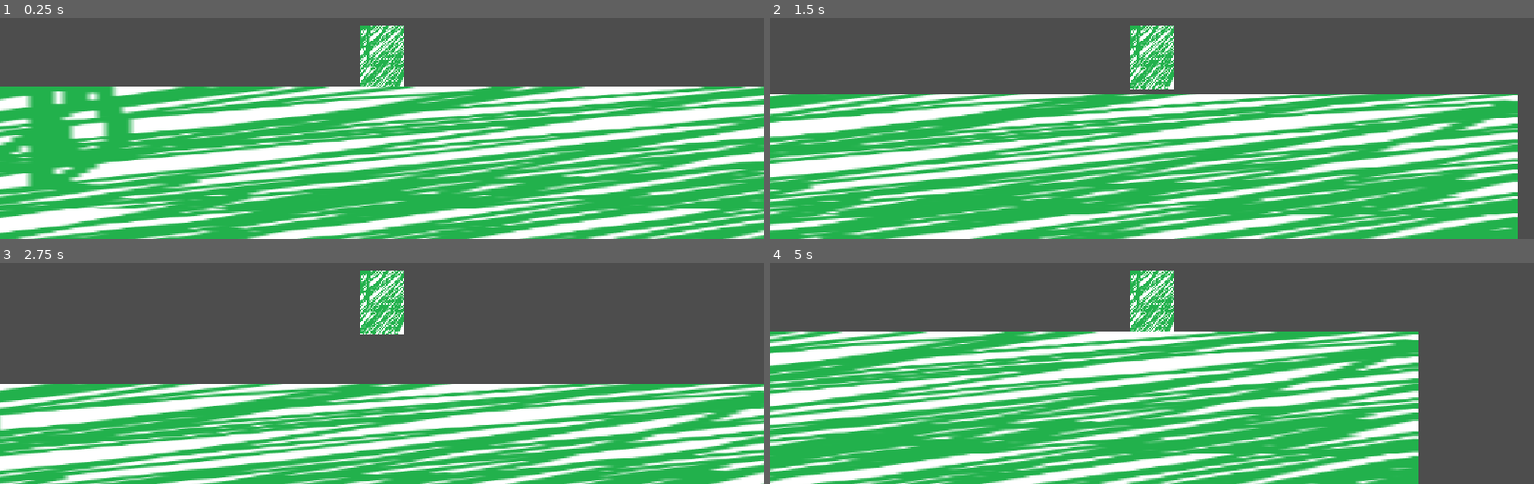
Above: before the commit, frames 1-4 (two rows, left to right).
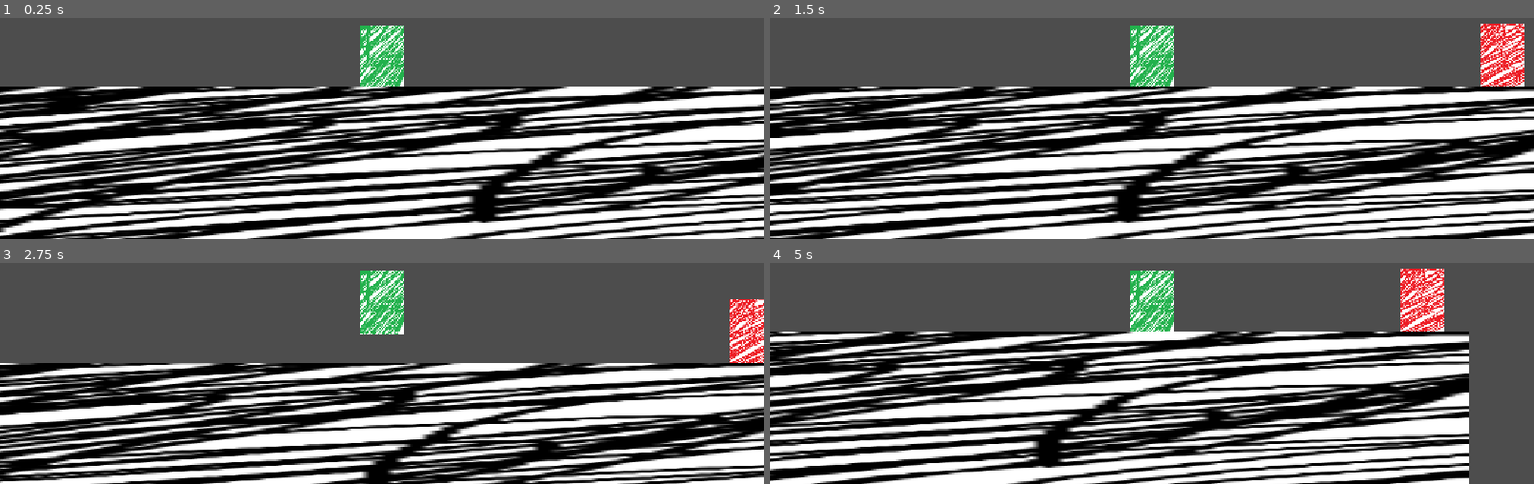
Above: after the commit, the same moments.

Repository: tanlanman123/bluecell
Game: Godot game, scene res://node_2d.tscn
Same seed, same stepped clock (60 frames per second), same inputs: the game is played once before the commit and once after it.
Inputs:
- Up to frame 1 (0.25 s): no input
- Up to frame 2 (1.5 s): tap Enter at 0.5 s; hold Right (ui_right) from 0.53 s (still down); tap Z (press_z) at 0.6, 1.35 s
- Up to frame 3 (2.75 s): release Right (ui_right) at 2.03 s; hold Left (ui_left) from 2.03 s (still down); tap Z (press_z) at 2.1 s
- Up to frame 4 (5 s): release Left (ui_left) at 2.78 s; hold Right (ui_right) 2.78-4.28 s; tap Z (press_z) at 2.85, 3.6, 4.35 s; hold Left (ui_left) from 4.28 s (still down)

The runs differ from the first frame. In frame 1, 63% of the frame differs, in the area x 0-100%, y 31-100%; in frame 2, 66%, in the area x 0-100%, y 2-100%; in frame 3, 50%; in frame 4, 59%.

Commit message:
added enemy and COLORS :)
added more colors
red: hurts player
green: player
black: platform
made enemy (cant move yet)

Diff:
--- /dev/null
+++ b/EnemyMovesToPlayer.gd
@@ -0,0 +1,23 @@
+extends CharacterBody2D
+
+@export var speed := 120.0
+
+var player: Node2D = null
+
+func _physics_process(delta):
+	if player == null:
+		velocity = Vector2.ZERO
+		move_and_slide()
+		return
+
+	var direction = global_position.direction_to(player.global_position)
+	velocity = direction * speed
+	move_and_slide()
+
+func _on_detection_area_body_entered(body):
+	if body.is_in_group("player"):
+		player = body
+
+func _on_detection_area_body_exited(body):
+	if body == player:
+		player = null
--- a/PlayerMovement.gd
+++ b/PlayerMovement.gd
@@ -1,20 +1,21 @@
 extends CharacterBody2D
 
-@export var speed: float = 250.0
-@export var jump_velocity: float = -400.0 #up is negative for some reason
-@export var gravity: float = 900.0
+const SPEED := 200.0
+const GRAVITY := 900.0
+const JUMP_VELOCITY := -350.0 #negative is up
+#variables
 
 func _physics_process(delta):
-	# Add gravity when the player is in the air
 	if not is_on_floor():
-		velocity.y += gravity * delta
+		velocity.y += GRAVITY * delta
+		#checks if player is on the ground
 
-	# Move left and right with arrow keys.
-	var direction = Input.get_axis("ui_left", "ui_right")
-	velocity.x = direction * speed
+	velocity.x = Input.get_axis("ui_left", "ui_right") * SPEED
+	#moves player with arrow keys
 
-	# Jump when the player presses the "z" button and is on the floor
 	if Input.is_action_just_pressed("press_z") and is_on_floor():
-		velocity.y = jump_velocity
+		velocity.y = JUMP_VELOCITY
+		#makes player jump
 
 	move_and_slide()
+	#uses floor
--- a/node_2d.tscn
+++ b/node_2d.tscn
@@ -1,7 +1,10 @@
 [gd_scene format=3 uid="uid://coevnjbh42xg"]
 
+[ext_resource type="Texture2D" uid="uid://cy50d1ydklcmg" path="res://platform placeholder.png" id="1_0hol4"]
 [ext_resource type="Texture2D" uid="uid://dcolu18fprwdw" path="res://Untitled.png" id="1_wtcfe"]
 [ext_resource type="Script" uid="uid://d22hhuprrrybd" path="res://PlayerMovement.gd" id="2_0e48y"]
+[ext_resource type="Script" uid="uid://d3crsc0b4dpno" path="res://EnemyMovesToPlayer.gd" id="4_kdubu"]
+[ext_resource type="Texture2D" uid="uid://cvx837hhb2k23" path="res://enemy placeholder.png" id="4_q6r6c"]
 
 [sub_resource type="RectangleShape2D" id="RectangleShape2D_go7kn"]
 size = Vector2(20, 275)
@@ -9,7 +12,10 @@
 [sub_resource type="CanvasItemMaterial" id="CanvasItemMaterial_og2xu"]
 
 [sub_resource type="RectangleShape2D" id="RectangleShape2D_og2xu"]
-size = Vector2(123, 204.18857)
+size = Vector2(119.27272, 208.35556)
+
+[sub_resource type="CircleShape2D" id="CircleShape2D_5m1cd"]
+radius = 600.0
 
 [node name="Node2D" type="Node2D" unique_id=1462337539]
 metadata/_edit_group_ = true
@@ -22,25 +28,44 @@
 scale = Vector2(78.49039, 1)
 shape = SubResource("RectangleShape2D_go7kn")
 
-[node name="Sprite2D" type="Sprite2D" parent="floor" unique_id=54740409]
+[node name="placeholder" type="Sprite2D" parent="floor" unique_id=54740409]
 material = SubResource("CanvasItemMaterial_og2xu")
 scale = Vector2(12.828668, 1.4560012)
-texture = ExtResource("1_wtcfe")
+texture = ExtResource("1_0hol4")
 offset = Vector2(0, 0.5)
 
-[node name="CharacterBody2D" type="CharacterBody2D" parent="." unique_id=1061025155]
+[node name="Player" type="CharacterBody2D" parent="." unique_id=1061025155]
 position = Vector2(0, -49)
 script = ExtResource("2_0e48y")
 
-[node name="Sprite2D" type="Sprite2D" parent="CharacterBody2D" unique_id=1346837176]
+[node name="placeholder" type="Sprite2D" parent="Player" unique_id=1346837176]
 scale = Vector2(0.53598595, 0.5000689)
 texture = ExtResource("1_wtcfe")
 
-[node name="Camera2D" type="Camera2D" parent="CharacterBody2D" unique_id=680022506]
+[node name="Camera2D" type="Camera2D" parent="Player" unique_id=680022506]
 position = Vector2(0, -49)
 scale = Vector2(0.5365854, 0.5051546)
 
-[node name="PlayerHitbox" type="CollisionShape2D" parent="CharacterBody2D" unique_id=165180946]
+[node name="PlayerHitbox" type="CollisionShape2D" parent="Player" unique_id=165180946]
+position = Vector2(0, 0.5)
+scale = Vector2(0.5365854, 0.46555033)
+shape = SubResource("RectangleShape2D_og2xu")
+
+[node name="Enemy" type="CharacterBody2D" parent="." unique_id=697301778]
+position = Vector2(718, -49)
+script = ExtResource("4_kdubu")
+
+[node name="placeholer" type="Sprite2D" parent="Enemy" unique_id=1421746961]
+scale = Vector2(0.53598595, 0.5000689)
+texture = ExtResource("4_q6r6c")
+
+[node name="EnemyHitbox" type="CollisionShape2D" parent="Enemy" unique_id=1310329115]
 position = Vector2(-1.3552527e-20, 1.4699707)
 scale = Vector2(0.5365854, 0.46555033)
 shape = SubResource("RectangleShape2D_og2xu")
+
+[node name="Area2D" type="Area2D" parent="Enemy" unique_id=646193351]
+
+[node name="DetectionArea" type="CollisionShape2D" parent="Enemy/Area2D" unique_id=710058627]
+position = Vector2(0, 1)
+shape = SubResource("CircleShape2D_5m1cd")
Not shown, added: EnemyMovesToPlayer.gd.uid
Binary file added: enemy placeholder.png
Not shown, added: enemy placeholder.png.import
Binary file added: platform placeholder.png
Not shown, added: platform placeholder.png.import
